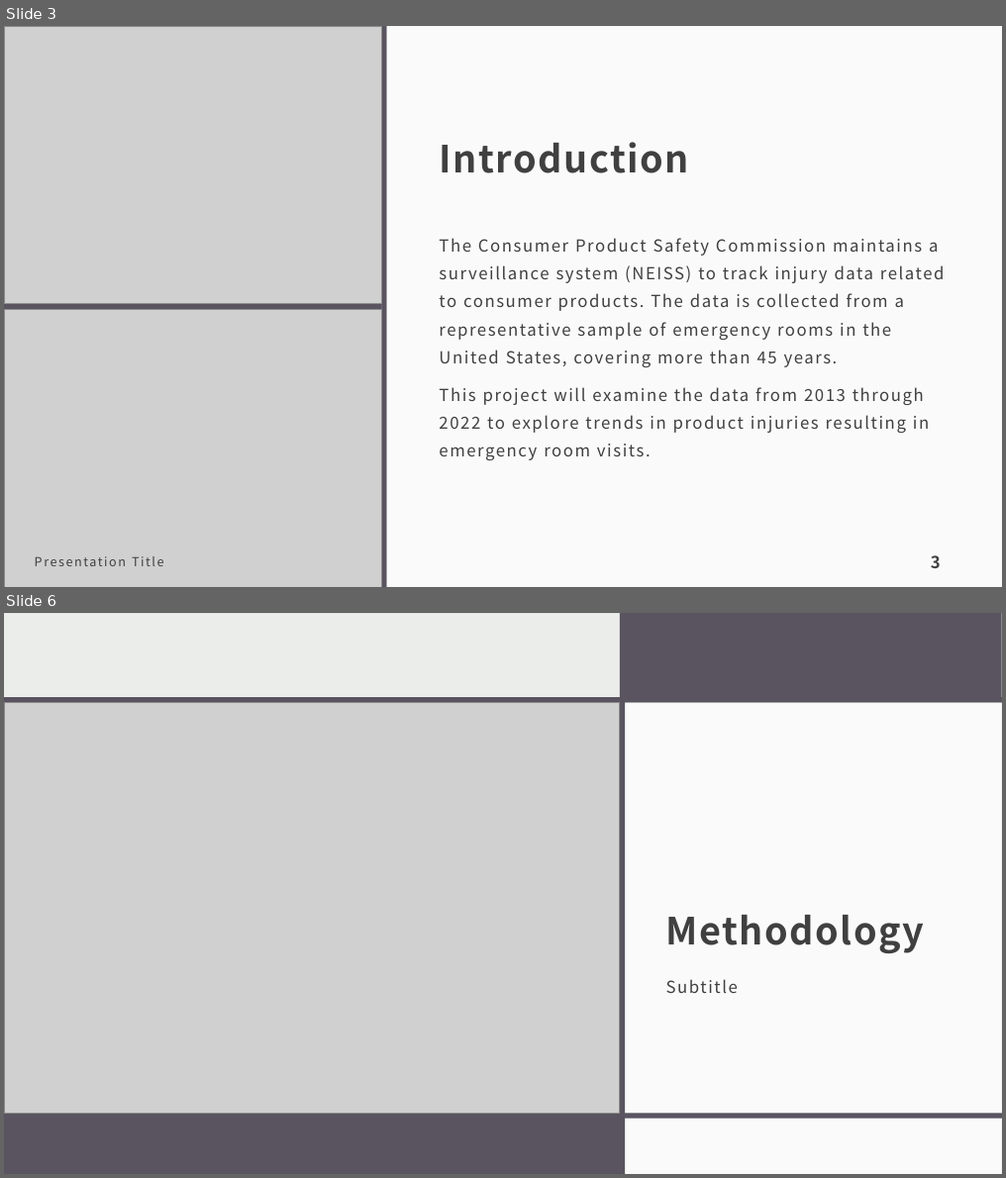
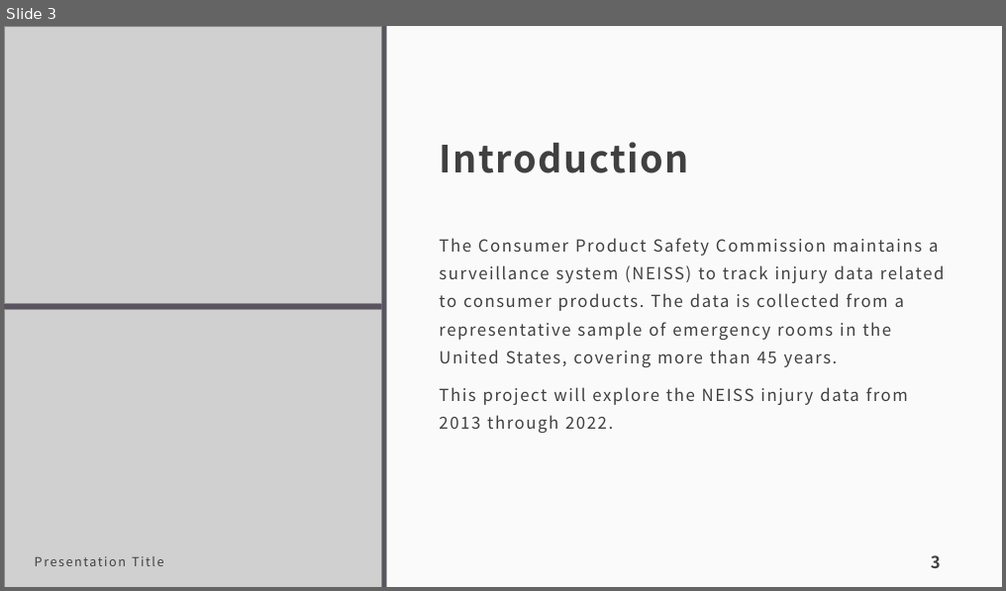
Before and after one commit to tamimcm416/product_injury, a slide deck: docs/Product Injuries.pptx. Shown one above the other, each under a label of ours: slides 3 and 6 before the commit, slide 3 after it; the slides between them are not shown. The pictures are 1006x1178 and 1006x591 pixels, drawn with LibreOffice and Linux fonts; fonts in the diff are those of the drawing; grey boxes stand for pictures. Boxes give left, top, right and bottom in pixels: in the first picture for what was removed or moved away, otherwise in the second. Text is boxed around its words. In the diff, an @@ line names an element or a change of style, - is before the commit and + after.

```diff
--- a/docs/Product Injuries.pptx
+++ b/docs/Product Injuries.pptx
@@ slide 6 removed at box(4, 613, 1002, 1174), background #EBEDEB @@
@@ rectangle removed at box(4, 613, 1002, 1174) @@
@@ rectangle removed at box(385, 613, 390, 1174) @@
@@ rectangle removed at box(390, 613, 1002, 1174) @@
@@ rectangle removed at box(620, 613, 626, 1174) @@
@@ rectangle removed at box(622, 613, 1002, 700) @@
@@ rectangle removed at box(4, 697, 1002, 703) @@
@@ picture removed at box(4, 703, 620, 1114) @@
@@ rectangle removed at box(626, 703, 1002, 1114) @@
@@ title removed at box(665, 915, 924, 954) @@
-Methodology
@@ subtitle removed at box(666, 979, 738, 993) @@
-Subtitle
@@ rectangle removed at box(4, 1116, 621, 1174) @@
@@ rectangle removed at box(4, 1113, 1002, 1118) @@
@@ rectangle removed at box(626, 1118, 1002, 1174) @@
@@ slide 3 changed as well @@
@@ text at box(439, 387, 908, 433): text changed @@
-This project will examine the data from 2013 through 2022 to explore trends in product injuries resulting in emergency room visits.
+This project will explore the NEISS injury data from 2013 through 2022.
```
Also in this commit, not shown: 4 other slides changed, 6 slides added, 13 other slides removed, 1 other file.
